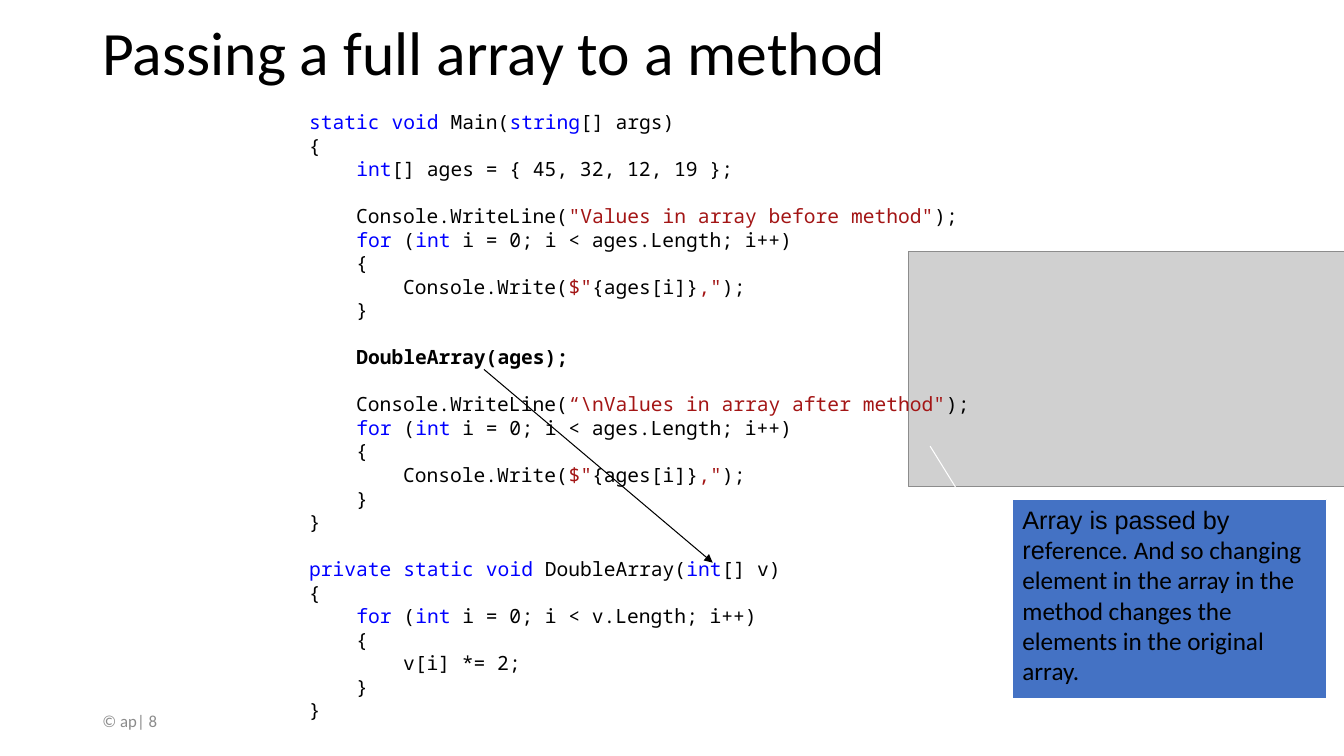
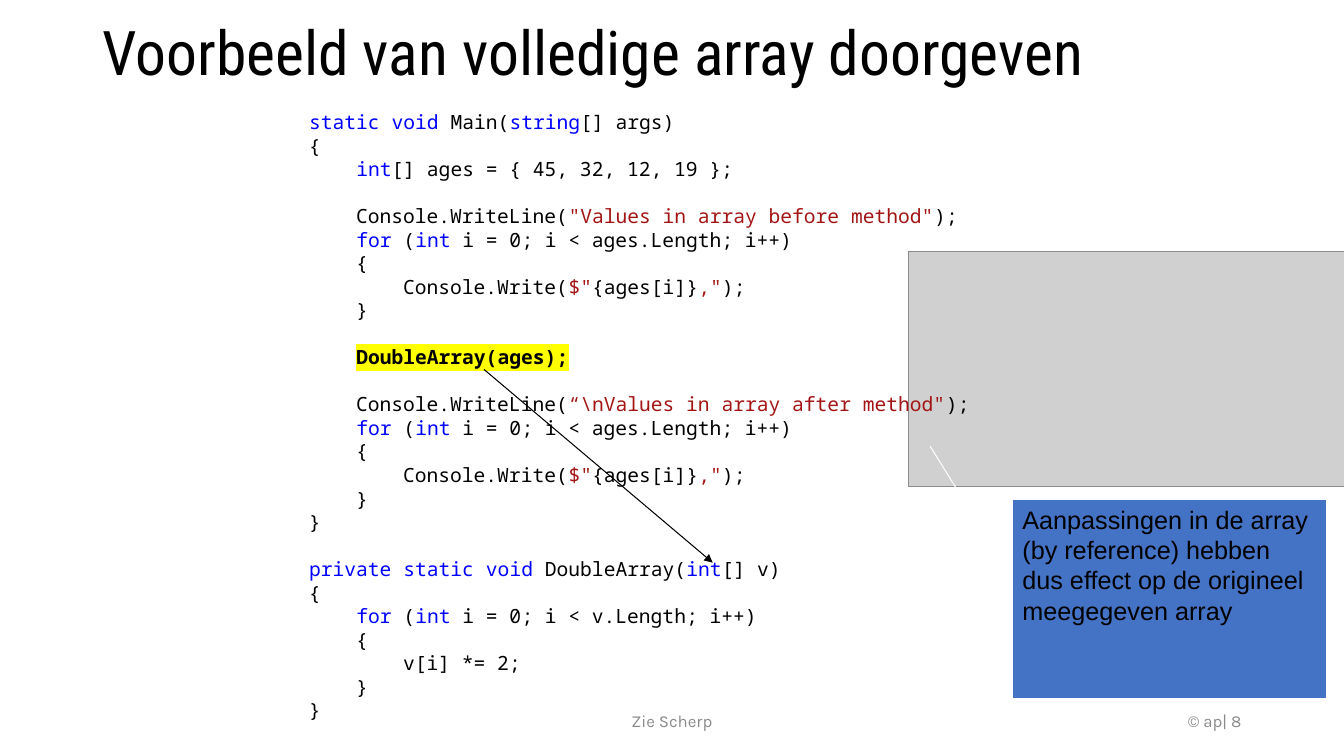
Before and after one commit to timdams/csharpbook, a slide deck: slide 8 of _SLIDES/2020/H8-Arrays/6c_arrays in methoden_mutidim.pptx. Drawn at 1344x756 pixels with LibreOffice and Linux fonts; fonts in the diff are those of the drawing; grey boxes stand for pictures; background and template pictures are left out. Boxes give left, top, right and bottom in pixels: in the first picture for what was removed or moved away, otherwise in the second. Text is boxed around its words. In the diff, an @@ line names an element or a change of style, - is before the commit and + after.

```diff
--- a/_SLIDES/2020/H8-Arrays/6c_arrays in methoden_mutidim.pptx
+++ b/_SLIDES/2020/H8-Arrays/6c_arrays in methoden_mutidim.pptx
@@ title at (102, 28, 1083, 88): text changed; font Calibri to Roboto Condensed @@
-Passing a full array to a method
+Voorbeeld van volledige array doorgeven
@@ text at (356, 349, 568, 371): highlight none to #FFFF00 in "DoubleArray(ages);" @@
@@ text in accent border callout at (1022, 510, 1308, 625): text changed; font Calibri to Arial @@
-Array is passed by reference. And so changing element in the array in the method changes the elements in the original array.
+Aanpassingen in de array (by reference) hebben dus effect op de origineel meegegeven array
@@ text added at (631, 715, 712, 731), 12 pt, text #8C8C8C @@
+Zie Scherp
@@ page number: place and size @@
-page number at (120, 715, 157, 730)
+page number at (1203, 714, 1241, 731)
@@ page number at (1203, 714, 1241, 731): font Calibri to Karla; alignment left to right @@
```
Also in this commit, not shown: 32 other slides changed, 12 slides added, 9 slides removed, 10 other files.
